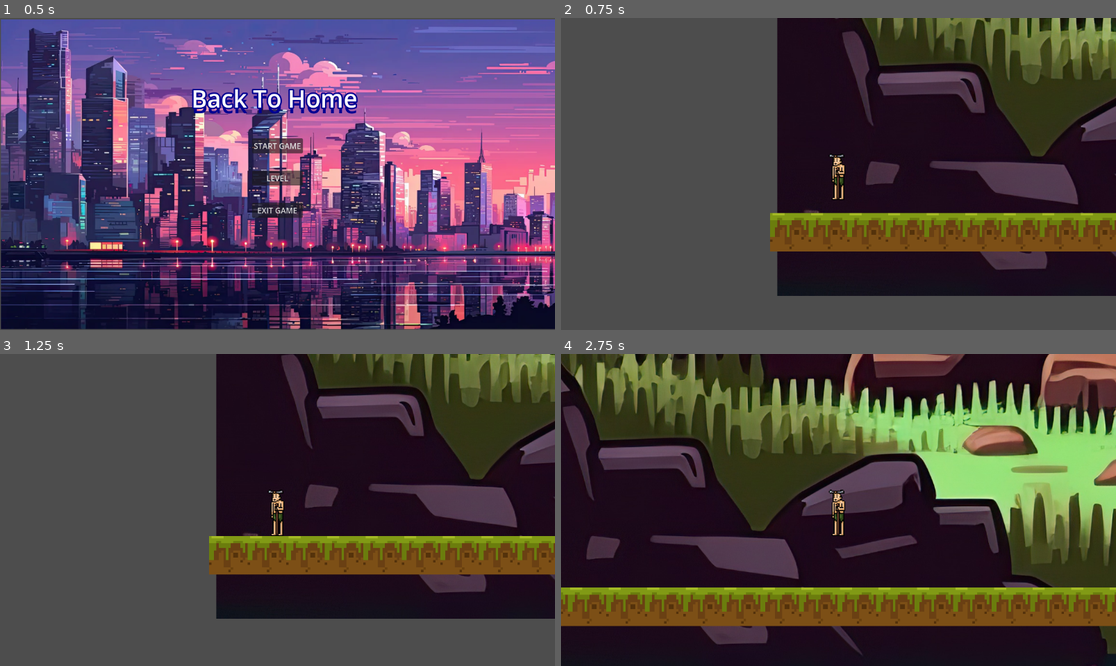
Above: before the commit, frames 1-4 (two rows, left to right).
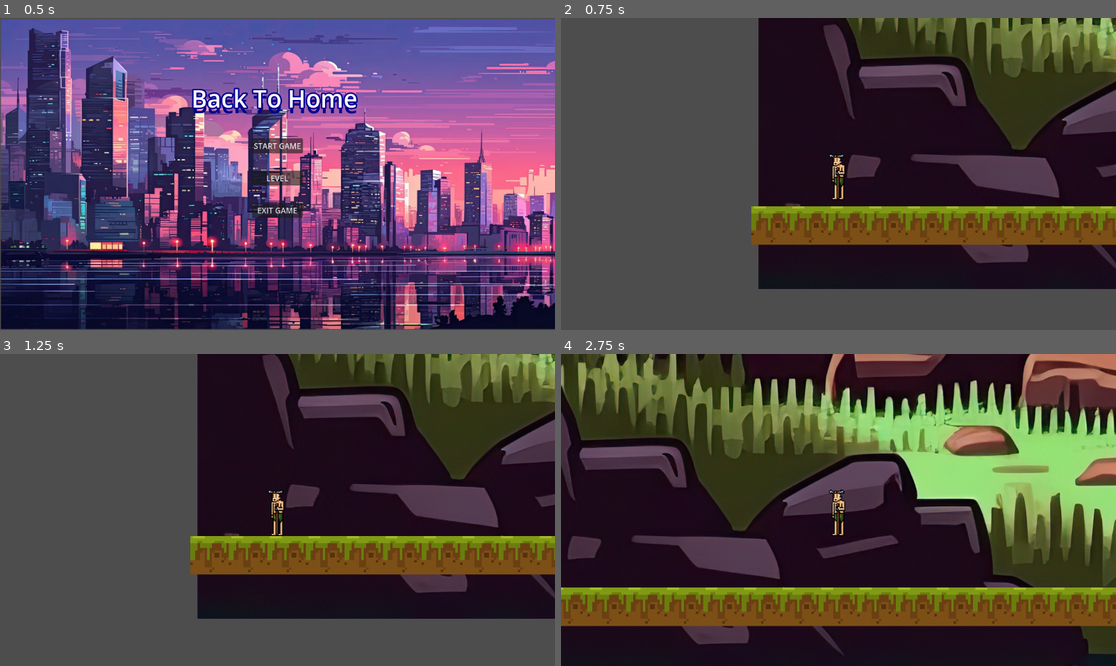
Above: after the commit, the same moments.

Repository: Muskinator/BackToHome
Game: Godot game, scene res://Scene/main_menu.tscn
Same seed, same stepped clock (60 frames per second), same inputs: the game is played once before the commit and once after it.
Inputs:
- Up to frame 1 (0.5 s): no input
- Up to frame 2 (0.75 s): click "START GAME" at 0.5 s
- Up to frame 3 (1.25 s): no input
- Up to frame 4 (2.75 s): tap Enter (ui_accept) at 1.25, 1.52, 2.27 s; hold Right (ui_right) from 1.28 s (still down)

Frame 1 is identical in both runs. In frame 2, 21% of the frame differs, in the area x 34-100%, y 0-90%; in frame 3, 13%; in frame 4, 28%, in the area x 0-100%, y 0-100%.

Commit message:
Re Push Valentin

Diff:
--- a/Scene/Lvl1.tscn
+++ b/Scene/Lvl1.tscn
@@ -59,7 +59,7 @@
 layer_0/tile_data = PackedInt32Array(393216, 65536, 1, 393217, 65536, 1, 393218, 65536, 1, 393219, 65536, 1, 393220, 65 …(1267 unchanged characters)…
 
 [node name="CharacterBody2D" parent="." instance=ExtResource("3_ggeqk")]
-position = Vector2(148, 388)
+position = Vector2(187, 402)
 
 [node name="Camera2D" type="Camera2D" parent="CharacterBody2D"]
 position = Vector2(-6, -10)
--- a/project.godot
+++ b/project.godot
@@ -16,24 +16,6 @@
 config/icon="res://icon.svg"
 <<<<<<<HEADrun/main_scene="res://Scene/main_menu.tscn"
 
-[input]
-
-left={
-"deadzone": 0.5,
-"events": [Object(InputEventKey,"resource_local_to_scene":false,"resource_name":"","device":-1,"window_id":0,"alt_pressed":false,"shift_pressed":false,"ctrl_pressed":false,"meta_pressed":false,"pressed":false,"keycode":0,"physical_keycode":4194319,"key_label":0,"unicode":0,"echo":false,"script":null)
-]
-}
-right={
-"deadzone": 0.5,
-"events": [Object(InputEventKey,"resource_local_to_scene":false,"resource_name":"","device":-1,"window_id":0,"alt_pressed":false,"shift_pressed":false,"ctrl_pressed":false,"meta_pressed":false,"pressed":false,"keycode":0,"physical_keycode":4194321,"key_label":0,"unicode":0,"echo":false,"script":null)
-]
-}
-jump={
-"deadzone": 0.5,
-"events": [Object(InputEventKey,"resource_local_to_scene":false,"resource_name":"","device":-1,"window_id":0,"alt_pressed":false,"shift_pressed":false,"ctrl_pressed":false,"meta_pressed":false,"pressed":false,"keycode":0,"physical_keycode":4194320,"key_label":0,"unicode":0,"echo":false,"script":null)
-]
-}
-
 [rendering]
 
 renderer/rendering_method="gl_compatibility"
